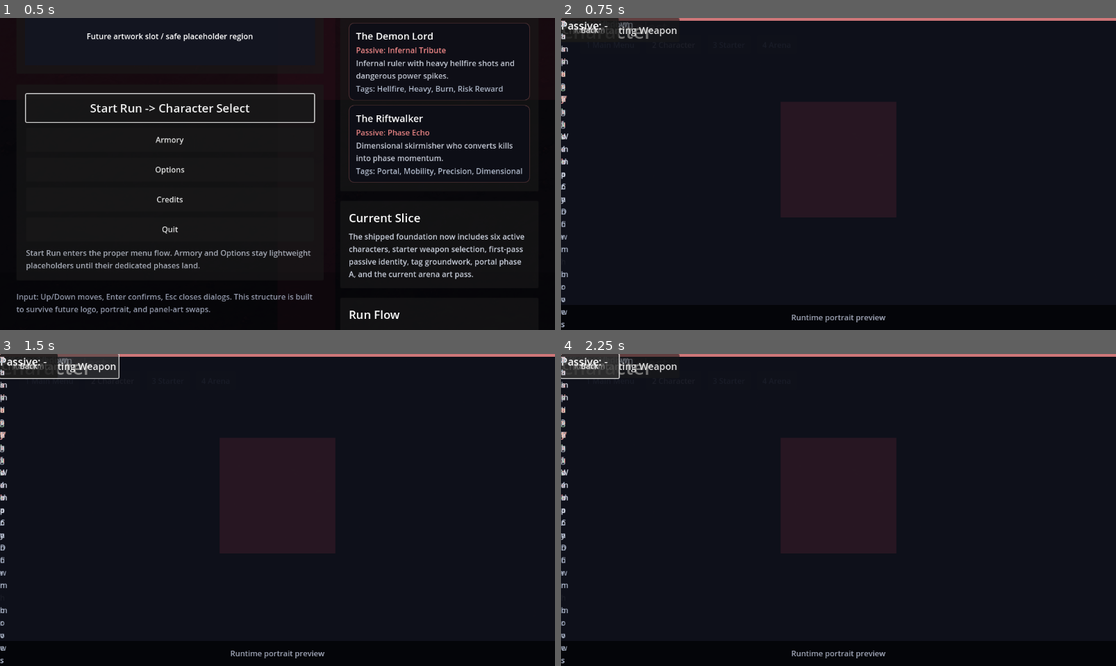
Above: before the commit, frames 1-4 (two rows, left to right).
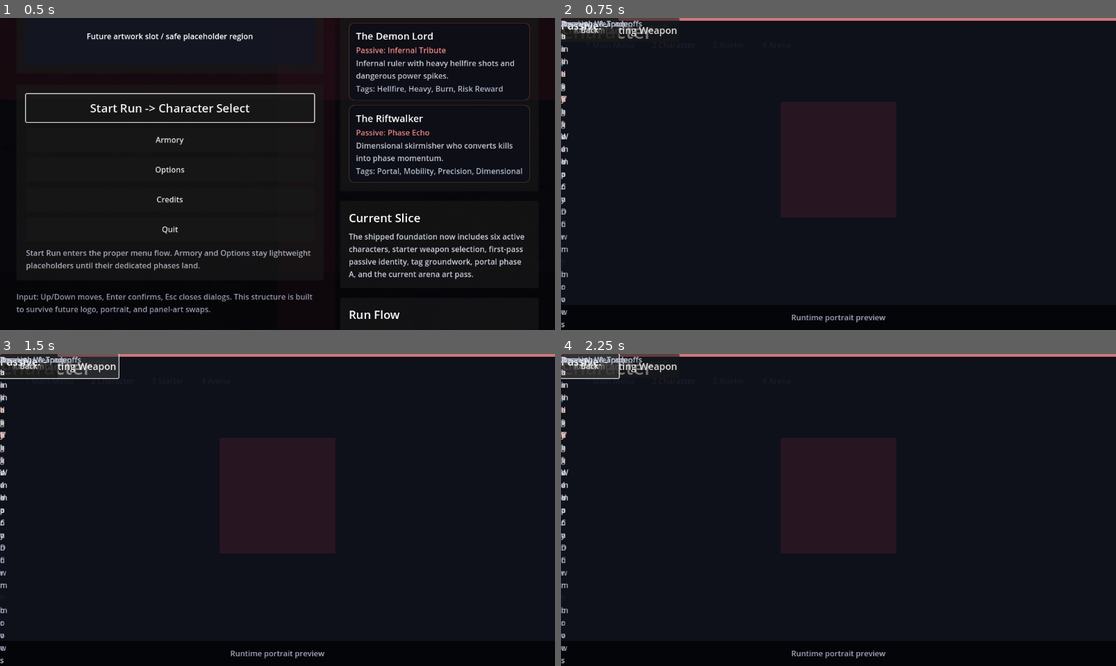
Above: after the commit, the same moments.

Repository: KevinRabbe/bullet-hell-roughe-lite
Game: Godot game, scene res://scenes/ui/MainMenu.tscn
Same seed, same stepped clock (60 frames per second), same inputs: the game is played once before the commit and once after it.
Inputs:
- Up to frame 1 (0.5 s): no input
- Up to frame 2 (0.75 s): click "Start Run -> Character Select" at 0.5 s
- Up to frame 3 (1.5 s): click "Choose Starting Weapon" at 1.25 s
- Up to frame 4 (2.25 s): click "Random" at 2 s

Frame 1 is identical in both runs. In frame 2, 0.2% of the frame differs, in the area x 0-15%, y 0-4%; in frame 3, 0.2%; in frame 4, 0.2%.
Error before the commit: Cannot call method 'get_children' on a null value. (res://scripts/ui/character_select_screen.gd:92)
Error after the commit: Cannot call method 'get_children' on a null value. (res://scripts/ui/character_select_screen.gd:93)

Commit message:
Polish character select presentation

Diff:
--- a/scenes/ui/CharacterSelect.tscn
+++ b/scenes/ui/CharacterSelect.tscn
@@ -152,6 +152,12 @@
 theme_override_colors/font_color = Color(0.84, 0.86, 0.91, 0.92)
 autowrap_mode = 3
 text = "Choose who enters the arena. The next step locks the exact starting weapon before the run begins."
+
+[node name="RosterStatus" type="Label" parent="RootMargin/MainHBox/RosterPanel/RosterMargin/RosterVBox"]
+layout_mode = 2
+theme_override_colors/font_color = Color(0.75, 0.79, 0.86, 0.92)
+autowrap_mode = 3
+text = "6 active roster entries ready for the arena."
 
 [node name="RosterList" type="VBoxContainer" parent="RootMargin/MainHBox/RosterPanel/RosterMargin/RosterVBox"]
 layout_mode = 2
@@ -353,6 +359,12 @@
 autowrap_mode = 3
 text = "Fantasy hook"
 
+[node name="PassiveSectionLabel" type="Label" parent="RootMargin/MainHBox/DetailPanel/DetailMargin/DetailVBox"]
+layout_mode = 2
+theme_override_colors/font_color = Color(0.75, 0.79, 0.86, 0.95)
+theme_override_font_sizes/font_size = 16
+text = "Passive"
+
 [node name="PassiveName" type="Label" parent="RootMargin/MainHBox/DetailPanel/DetailMargin/DetailVBox"]
 layout_mode = 2
 theme_override_font_sizes/font_size = 22
@@ -365,6 +377,12 @@
 autowrap_mode = 3
 text = "Passive summary"
 
+[node name="StarterSectionLabel" type="Label" parent="RootMargin/MainHBox/DetailPanel/DetailMargin/DetailVBox"]
+layout_mode = 2
+theme_override_colors/font_color = Color(0.75, 0.79, 0.86, 0.95)
+theme_override_font_sizes/font_size = 16
+text = "Opening Weapon"
+
 [node name="StarterWeapon" type="Label" parent="RootMargin/MainHBox/DetailPanel/DetailMargin/DetailVBox"]
 custom_minimum_size = Vector2(0, 58)
 layout_mode = 2
@@ -379,6 +397,12 @@
 autowrap_mode = 3
 text = "Arsenal: -"
 
+[node name="StrengthsSectionLabel" type="Label" parent="RootMargin/MainHBox/DetailPanel/DetailMargin/DetailVBox"]
+layout_mode = 2
+theme_override_colors/font_color = Color(0.75, 0.79, 0.86, 0.95)
+theme_override_font_sizes/font_size = 16
+text = "Strengths & Tradeoffs"
+
 [node name="Strengths" type="Label" parent="RootMargin/MainHBox/DetailPanel/DetailMargin/DetailVBox"]
 custom_minimum_size = Vector2(0, 42)
 layout_mode = 2
--- a/scripts/ui/character_select_screen.gd
+++ b/scripts/ui/character_select_screen.gd
@@ -5,6 +5,7 @@
 const MAIN_MENU_SCENE_PATH := "res://scenes/ui/MainMenu.tscn"
 
 @onready var roster_list: VBoxContainer = $RootMargin/MainHBox/RosterPanel/RosterMargin/RosterVBox/RosterList
+@onready var roster_status_label: Label = $RootMargin/MainHBox/RosterPanel/RosterMargin/RosterVBox/RosterStatus
 @onready var heading_label: Label = $RootMargin/MainHBox/HeroPanel/HeroMargin/HeroVBox/HeroHeading
 @onready var portrait_rect: TextureRect = $RootMargin/MainHBox/HeroPanel/HeroMargin/HeroVBox/PortraitPanel/PortraitMargin/PortraitStage/PortraitCenter/PortraitRect
 @onready var portrait_backdrop: ColorRect = $RootMargin/MainHBox/HeroPanel/HeroMargin/HeroVBox/PortraitPanel/PortraitMargin/PortraitStage/PortraitBackdrop
@@ -94,10 +95,14 @@
 	for index in selectable_ids.size():
 		var character_id := selectable_ids[index]
 		var button := Button.new()
-		button.custom_minimum_size = Vector2(0, 84)
+		button.custom_minimum_size = Vector2(0, 94)
 		button.text = _build_roster_button_text(character_id, index == selected_index)
 		button.alignment = HORIZONTAL_ALIGNMENT_LEFT
 		button.focus_mode = Control.FOCUS_ALL
+		button.clip_text = true
+		button.autowrap_mode = TextServer.AUTOWRAP_WORD_SMART
+		button.add_theme_font_size_override("font_size", 18)
+		_apply_roster_button_style(button, character_id, index == selected_index)
 		button.pressed.connect(_on_character_button_pressed.bind(index))
 		roster_list.add_child(button)
 	if roster_list.get_child_count() > 0:
@@ -121,7 +126,9 @@
 		var button := roster_list.get_child(index) as Button
 		if button == null or index >= selectable_ids.size():
 			continue
-		button.text = _build_roster_button_text(selectable_ids[index], index == selected_index)
+		var character_id := selectable_ids[index]
+		button.text = _build_roster_button_text(character_id, index == selected_index)
+		_apply_roster_button_style(button, character_id, index == selected_index)
 
 func _build_roster_button_text(character_id: String, is_selected: bool) -> String:
 	var entry := _find_character_entry(character_id)
@@ -132,6 +139,33 @@
 	var difficulty := str(presentation.get("difficulty", "medium")).capitalize()
 	var prefix := "> " if is_selected else ""
 	return "%s%s\n%s / %s" % [prefix, display_name, passive_name, difficulty]
+
+func _apply_roster_button_style(button: Button, character_id: String, is_selected: bool) -> void:
+	var entry := _find_character_entry(character_id)
+	var accent := _family_accent_color(str(entry.get("preferred_weapon_family", "")))
+	var style := StyleBoxFlat.new()
+	style.corner_radius_top_left = 14
+	style.corner_radius_top_right = 14
+	style.corner_radius_bottom_right = 14
+	style.corner_radius_bottom_left = 14
+	style.border_width_left = 1
+	style.border_width_top = 1
+	style.border_width_right = 1
+	style.border_width_bottom = 1
+	style.content_margin_left = 16
+	style.content_margin_top = 14
+	style.content_margin_right = 16
+	style.content_margin_bottom = 14
+	if is_selected:
+		style.bg_color = Color(accent.r, accent.g, accent.b, 0.22)
+		style.border_color = Color(accent.r, accent.g, accent.b, 0.78)
+	else:
+		style.bg_color = Color(0.0509804, 0.054902, 0.0862745, 0.92)
+		style.border_color = Color(accent.r, accent.g, accent.b, 0.22)
+	button.add_theme_stylebox_override("normal", style)
+	button.add_theme_stylebox_override("hover", style)
+	button.add_theme_stylebox_override("pressed", style)
+	button.add_theme_stylebox_override("focus", style)
 
 func _refresh_selection_details() -> void:
 	if selectable_ids.is_empty():
@@ -189,6 +223,12 @@
 	arsenal_label.text = "%s: %s" % [arsenal_title, _join_detail_list(detail.get("arsenal_names", []), "Unknown")]
 	strengths_label.text = "Strengths: %s" % _join_detail_list(detail.get("strengths", []), "None")
 	tradeoffs_label.text = "Tradeoffs: %s" % _join_detail_list(detail.get("tradeoffs", []), "None")
+	if roster_status_label != null:
+		var ready_count := 0
+		for entry in character_entries:
+			if entry.get("is_ready_for_run_start", true) != false:
+				ready_count += 1
+		roster_status_label.text = "%d active roster entries. %d ready for run start." % [selectable_ids.size(), ready_count]
 	if confirm_button != null:
 		var run_ready: bool = current_entry.get("is_ready_for_run_start", true) != false
 		confirm_button.disabled = not run_ready
